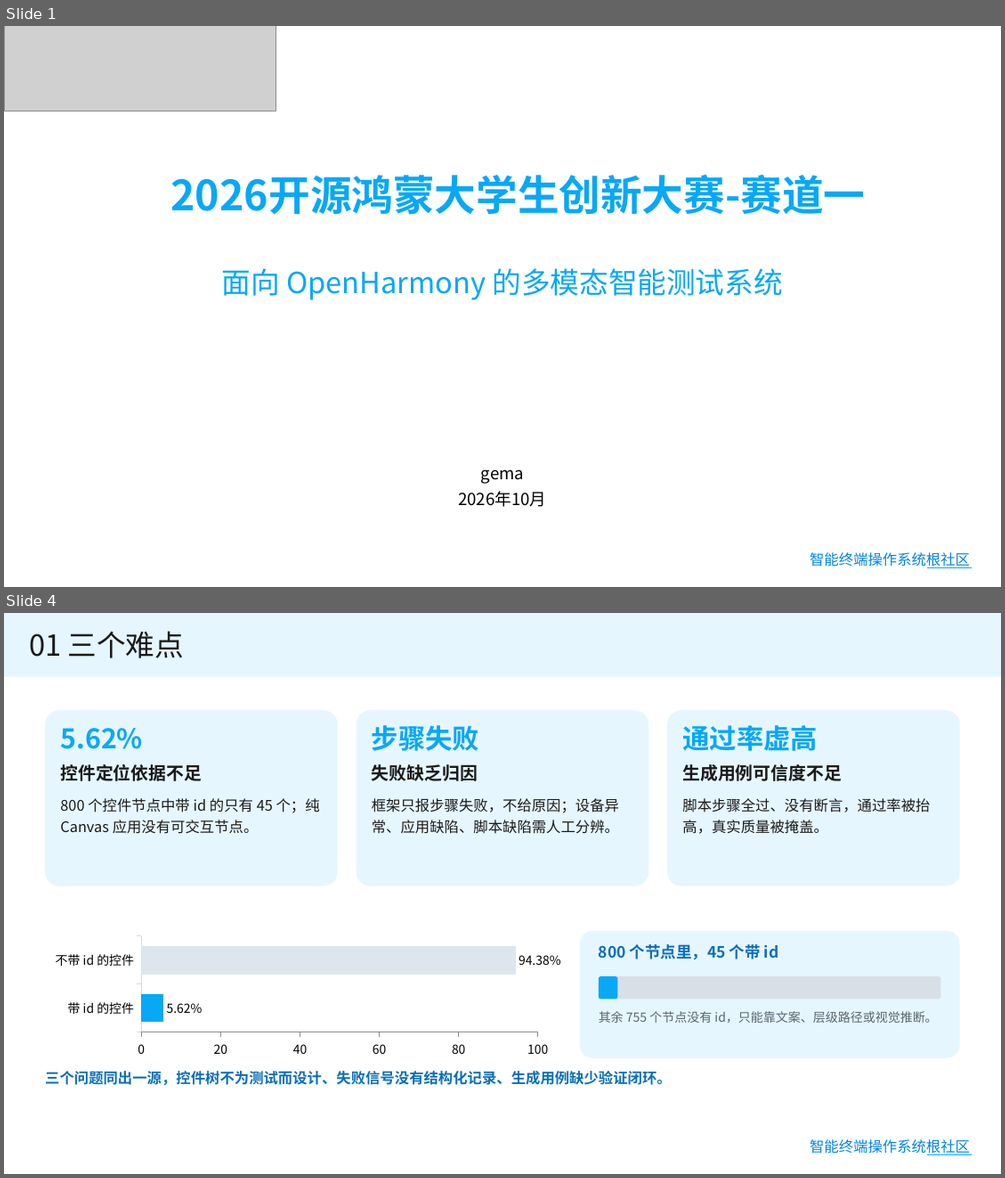
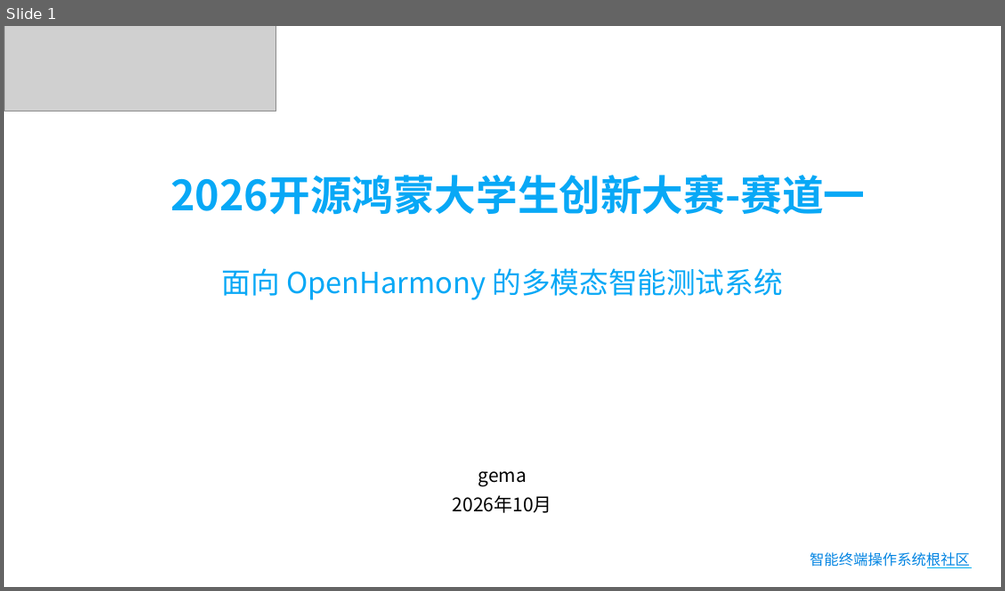
Before and after one commit to gema-secure/ohauto, a slide deck: 提交材料/03-答辩PPT.pptx. Shown one above the other, each under a label of ours: slides 1 and 4 before the commit, slide 1 after it; the slides between them are not shown. The pictures are 1005x1178 and 1005x591 pixels, drawn with LibreOffice and Linux fonts; fonts in the diff are those of the drawing; grey boxes stand for pictures; background and template pictures are left out. Boxes give left, top, right and bottom in pixels: in the first picture for what was removed or moved away, otherwise in the second. Text is boxed around its words. In the diff, an @@ line names an element or a change of style, - is before the commit and + after.

Commit message:
docs: 更新提交材料中的设计文档与演示文稿

```diff
--- a/提交材料/03-答辩PPT.pptx
+++ b/提交材料/03-答辩PPT.pptx
@@ slide 4 removed at <box>4,613,1001,1174</box>, background #FFFFFF; not listed: 2 template elements that a slide beside it also shows @@
@@ rectangle removed at <box>4,613,1001,676</box> @@
@@ text removed at <box>29,631,185,658</box> @@
-01 三个难点
@@ rounded rectangle removed at <box>45,710,338,886</box> @@
-5.62%
-控件定位依据不足
-800 个控件节点中带 id 的只有 45 个；纯 Canvas 应用没有可交互节点。
@@ rounded rectangle removed at <box>356,710,648,886</box> @@
-步骤失败
-失败缺乏归因
-框架只报步骤失败，不给原因；设备异常、应用缺陷、脚本缺陷需人工分辨。
@@ rounded rectangle removed at <box>667,710,960,886</box> @@
-通过率虚高
-生成用例可信度不足
-脚本步骤全过、没有断言，通过率被抬高，真实质量被掩盖。
@@ rounded rectangle removed at <box>580,931,960,1058</box> @@
@@ bar chart removed at <box>45,933,561,1061</box> @@
-categories: 带 id 的控件, 不带 id 的控件
-Series 1: 5.62, 94.38
@@ text removed at <box>599,944,779,960</box> @@
-800 个节点里，45 个带 id
@@ rounded rectangle removed at <box>599,976,941,999</box> @@
@@ rounded rectangle removed at <box>599,976,618,999</box> @@
@@ text removed at <box>599,1011,937,1022</box> @@
-其余 755 个节点没有 id，只能靠文案、层级路径或视觉推断。
@@ text removed at <box>45,1070,672,1085</box> @@
-三个问题同出一源，控件树不为测试而设计、失败信号没有结构化记录、生成用例缺少验证闭环。
@@ slide 1 changed as well @@
@@ text "gema" at <box>453,471,552,513</box>: size 16 to 18 pt @@
```
Also in this commit, not shown: 1 other slide changed, 12 slides added, 19 other slides removed, 1 other file.
